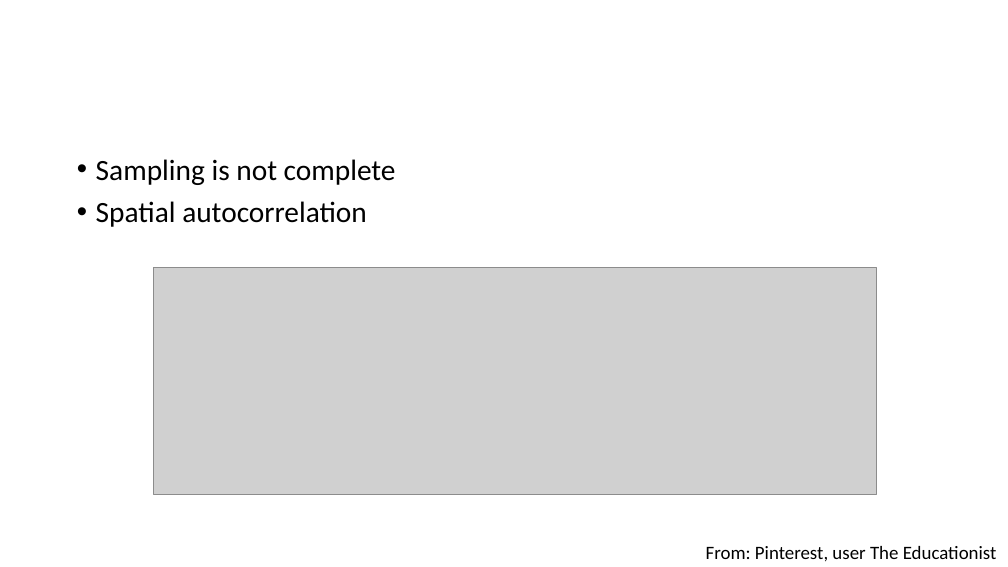
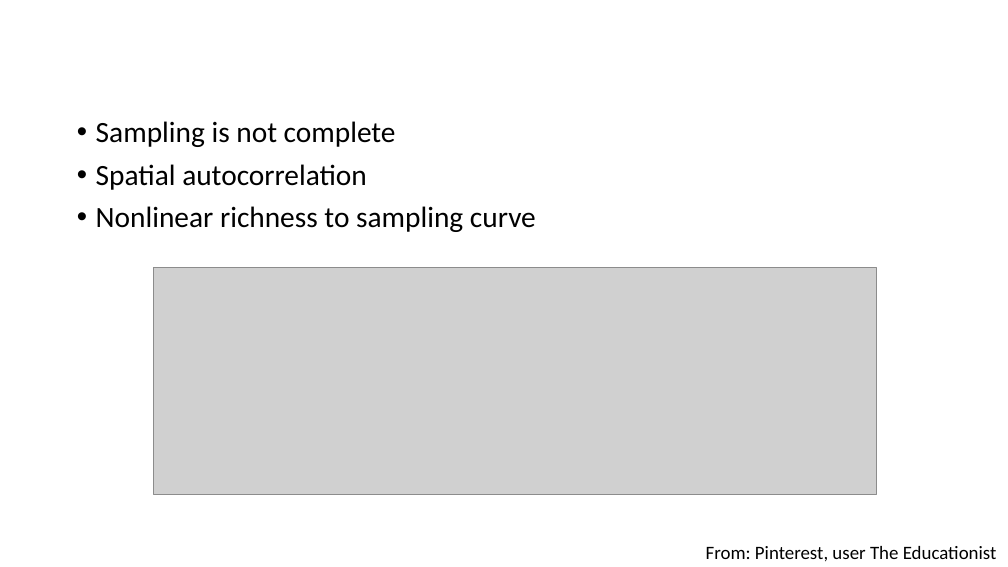
Before and after one commit to tielens/classBIOL709B, a slide deck: slide 4 of Presentation workflow draft 709b.pptx. Drawn at 1008x567 pixels with LibreOffice and Linux fonts; fonts in the diff are those of the drawing; grey boxes stand for pictures. Boxes give left, top, right and bottom in pixels: in the first picture for what was removed or moved away, otherwise in the second. Text is boxed around its words. In the diff, an @@ line names an element or a change of style, - is before the commit and + after.

```diff
--- a/Presentation workflow draft 709b.pptx
+++ b/Presentation workflow draft 709b.pptx
@@ text "Sampling is not complete": place and size @@
-text "Sampling is not complete" at box(96, 159, 396, 227)
+text "Sampling is not complete" at box(96, 121, 536, 232)
@@ text at box(96, 206, 536, 232): paragraph added @@
+• Nonlinear richness to sampling curve
```
Also in this commit, not shown: 4 other slides changed, 3 slides added.
